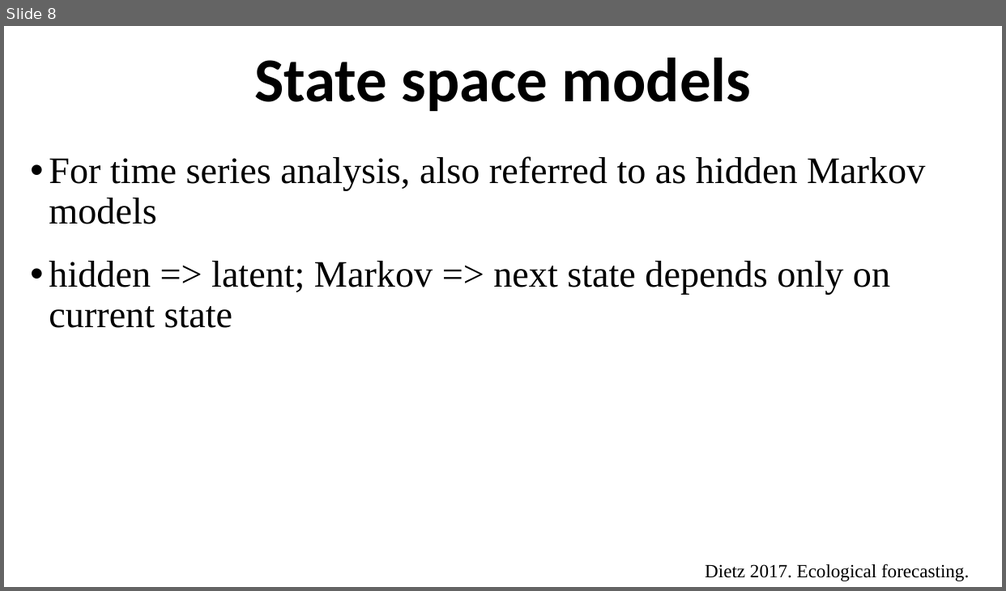
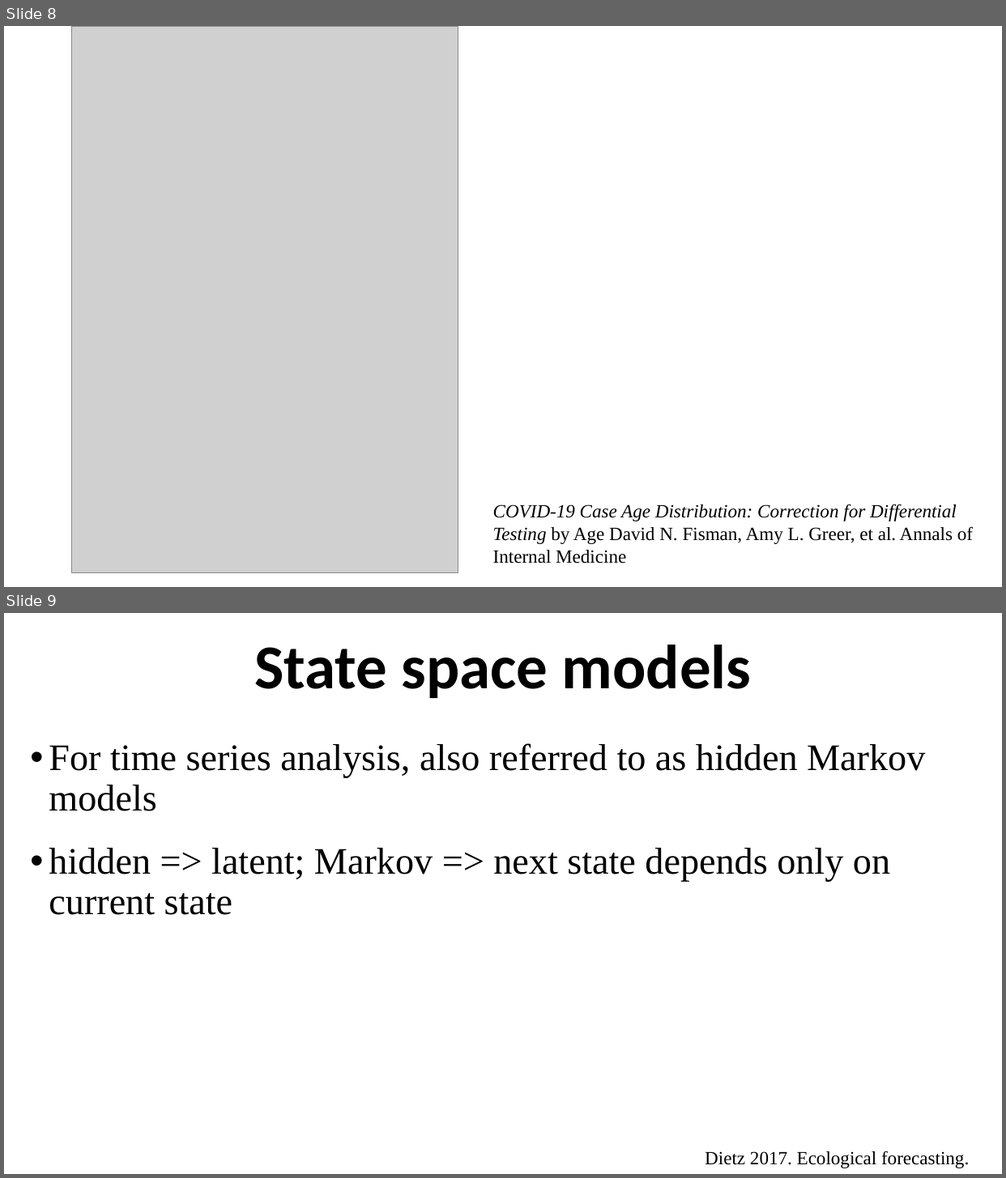
Before and after one commit to ahurford/aarms-summer-school, a slide deck: amy-lectures/State_Space_Models.pptx. Shown one above the other, each under a label of ours: slide 8 before the commit, slides 8 and 9 after it. The pictures are 1006x591 and 1006x1178 pixels, drawn with LibreOffice and Linux fonts; fonts in the diff are those of the drawing; grey boxes stand for pictures. Boxes give left, top, right and bottom in pixels: in the first picture for what was removed or moved away, otherwise in the second. Text is boxed around its words. In the diff, an @@ line names an element or a change of style, - is before the commit and + after.

Commit message:
slide added

```diff
--- a/amy-lectures/State_Space_Models.pptx
+++ b/amy-lectures/State_Space_Models.pptx
@@ slide 8 added at (4,26,1002,587), background #FFFFFF @@
@@ picture added at (71,26,458,574) @@
@@ text added at (493,504,973,564), 18 pt, text #000000, italic @@
+COVID-19 Case Age Distribution: Correction for Differential Testing by Age David N. Fisman, Amy L. Greer, et al. Annals of Internal Medicine
@@ what was slide 8 is now slide 9 @@
```
Also in this commit, not shown: 1 other file.
